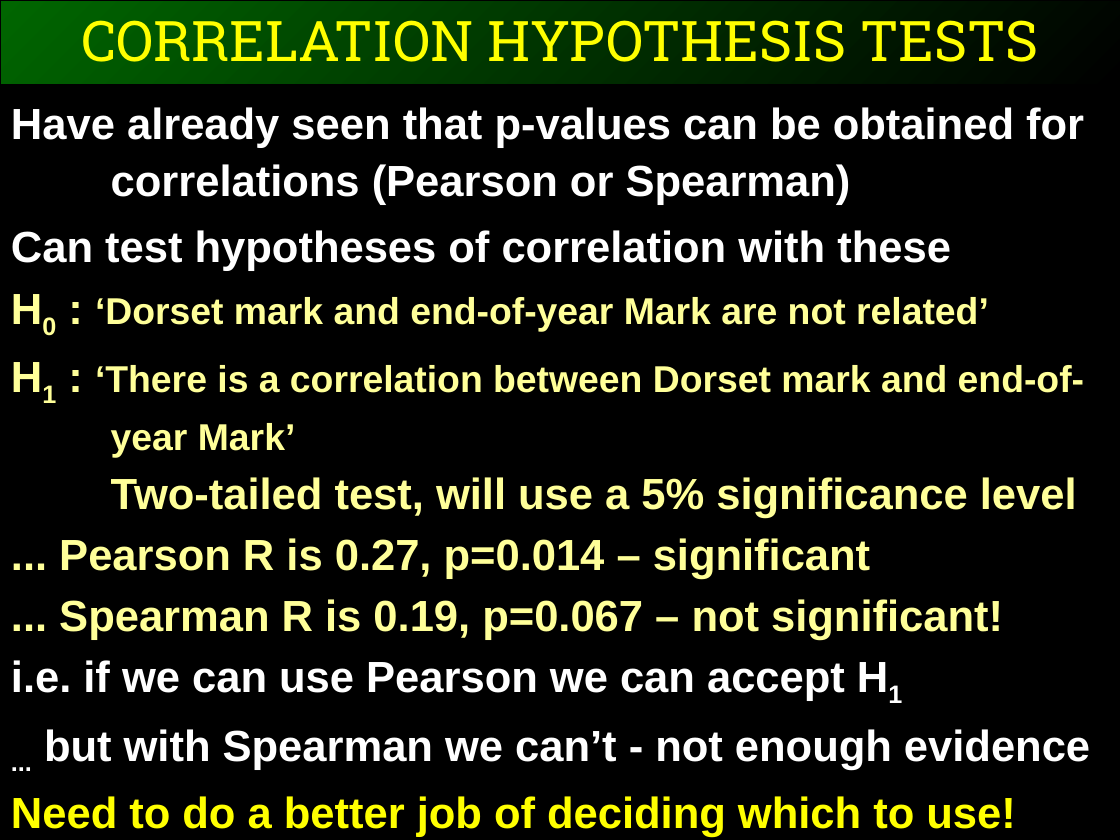
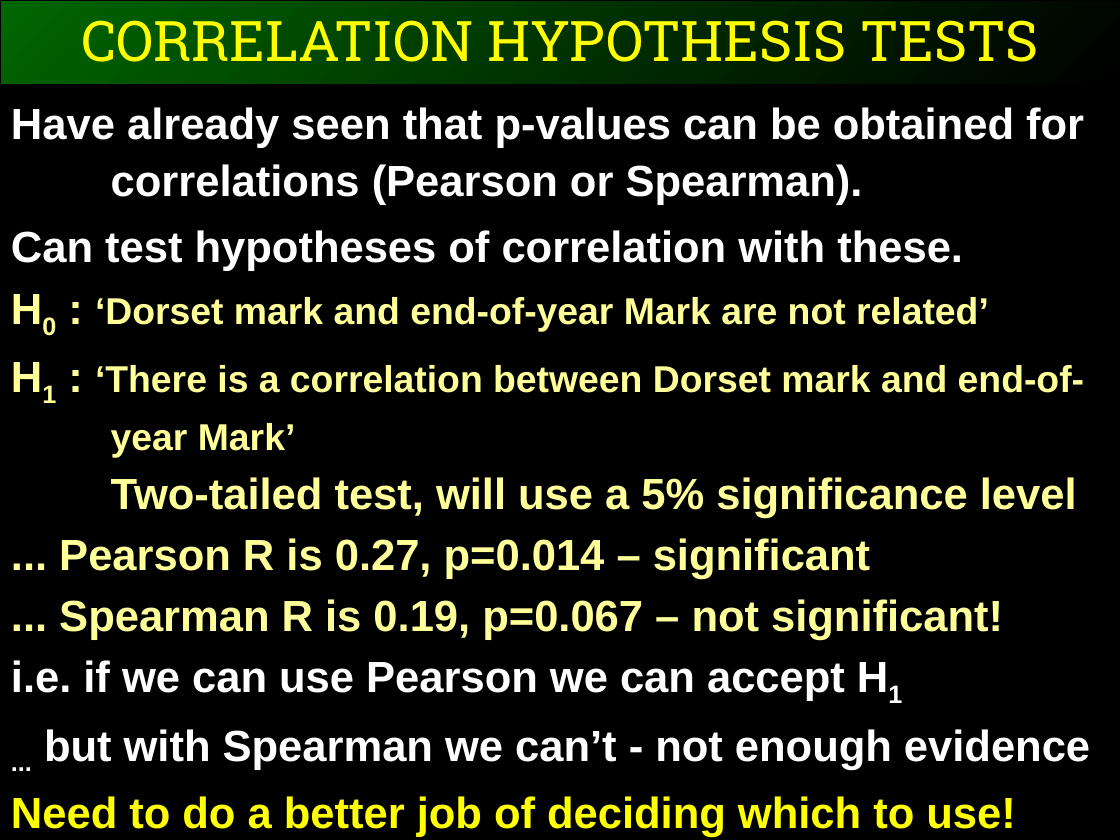
Before and after one commit to ggorman/Introduction-to-stats-for-geoscientists, a slide deck: slide 11 of slides/CSFG7.pptx. Drawn at 1120x840 pixels with LibreOffice and Linux fonts; fonts in the diff are those of the drawing. Boxes give left, top, right and bottom in pixels: in the first picture for what was removed or moved away, otherwise in the second. Text is boxed around its words. In the diff, an @@ line names an element or a change of style, - is before the commit and + after.

```diff
--- a/slides/CSFG7.pptx
+++ b/slides/CSFG7.pptx
@@ text at bbox=[11, 107, 1084, 271]: text changed @@
-Have already seen that p-values can be obtained for correlations (Pearson or Spearman)
-Can test hypotheses of correlation with these
+Have already seen that p-values can be obtained for correlations (Pearson or Spearman).
+Can test hypotheses of correlation with these.
```
Also in this commit, not shown: 9 other slides changed, 1 other file.
